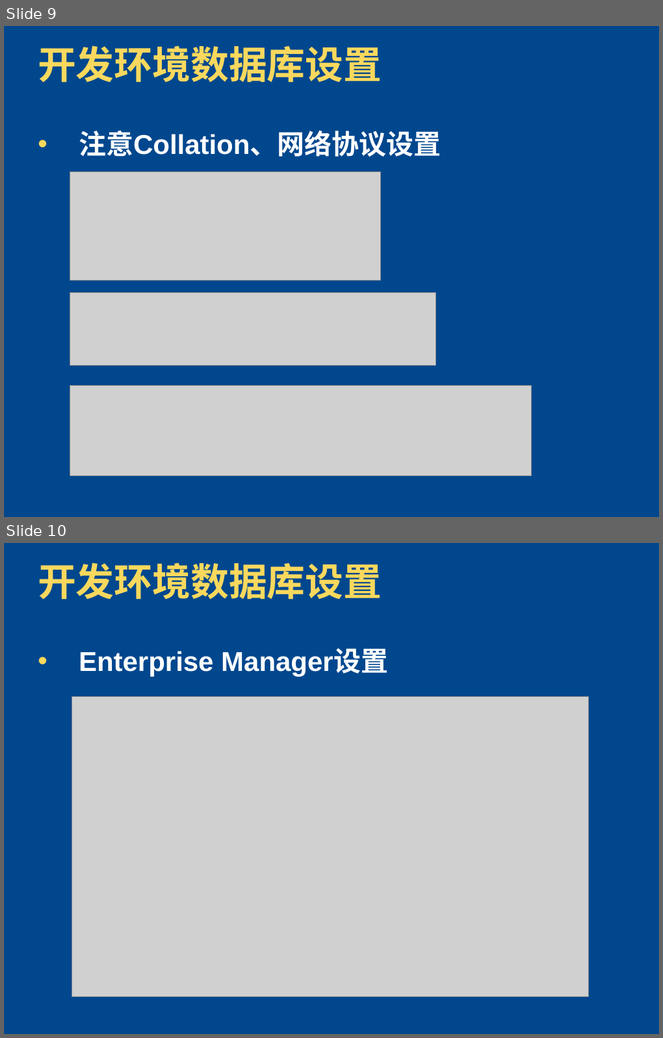
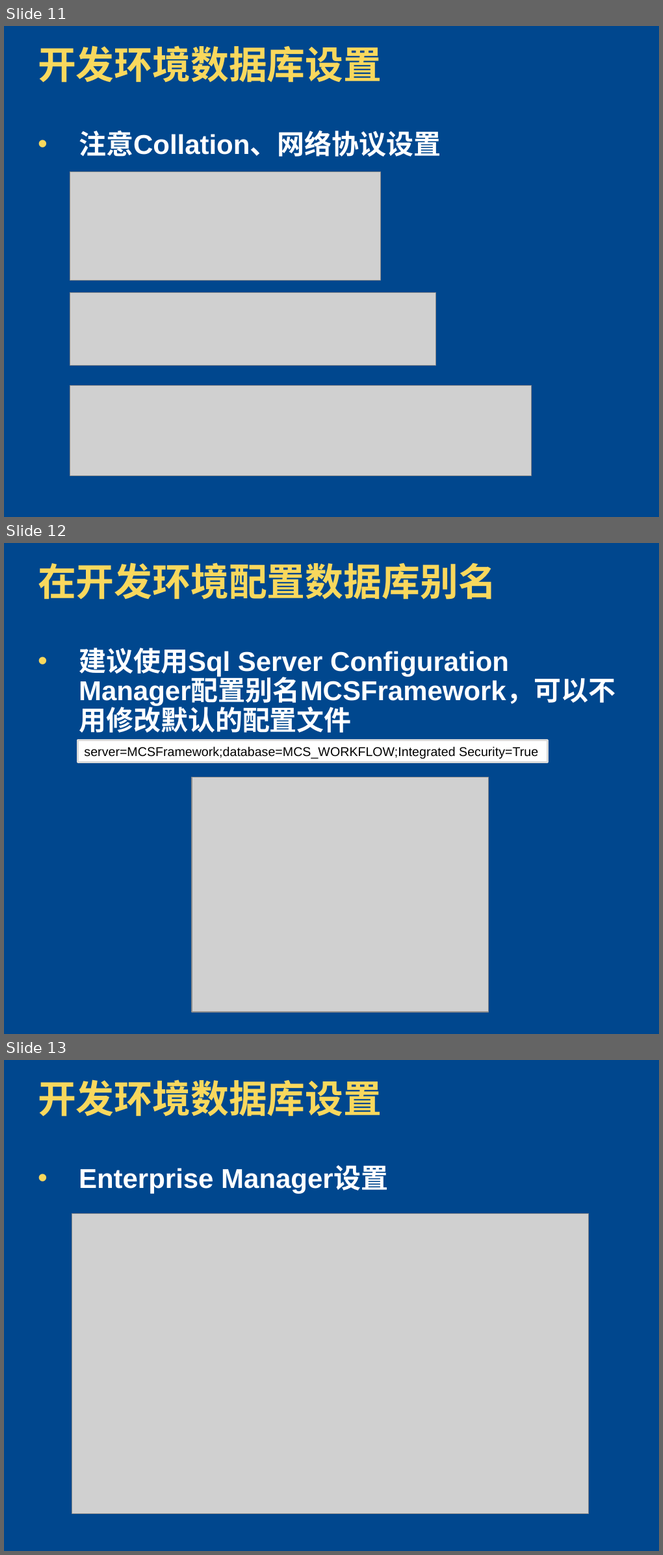
Before and after one commit to zhshen/AK47Documents, a slide deck: 平台开发培训/01-MCS.Framework Dev-Environment.pptx. Shown one above the other, each under a label of ours: slides 9 and 10 before the commit, slides 11, 12 and 13 after it. The pictures are 663x1038 and 663x1555 pixels, drawn with LibreOffice and Linux fonts; fonts in the diff are those of the drawing; grey boxes stand for pictures; background and template pictures are left out. Boxes give left, top, right and bottom in pixels: in the first picture for what was removed or moved away, otherwise in the second. Text is boxed around its words. In the diff, an @@ line names an element or a change of style, - is before the commit and + after.

Commit message:
调整配置文档的一些示例。按照最新的版本来配置。

```diff
--- a/平台开发培训/01-MCS.Framework Dev-Environment.pptx
+++ b/平台开发培训/01-MCS.Framework Dev-Environment.pptx
@@ slide 12 added at bbox=[4, 543, 659, 1034], background picture (left out) @@
@@ title added at bbox=[38, 563, 497, 600], 42 pt, text #F9D85D, bold @@
+在开发环境配置数据库别名
@@ text added at bbox=[79, 648, 616, 733], 30 pt, text #FFFFFF, bold @@
+• 建议使用Sql Server Configuration Manager配置别名MCSFramework，可以不用修改默认的配置文件
@@ rectangle added at bbox=[78, 740, 549, 763], fill #FFFFFF, outline #DADADA 2 pt, 14 pt, text #000000 @@
+server=MCSFramework;database=MCS_WORKFLOW;Integrated Security=True
@@ picture added at bbox=[192, 777, 489, 1012] @@
@@ what was slide 9 is now slide 11 @@
@@ what was slide 10 is now slide 13 @@
```
Also in this commit, not shown: 9 slides changed, 7 other slides added.
